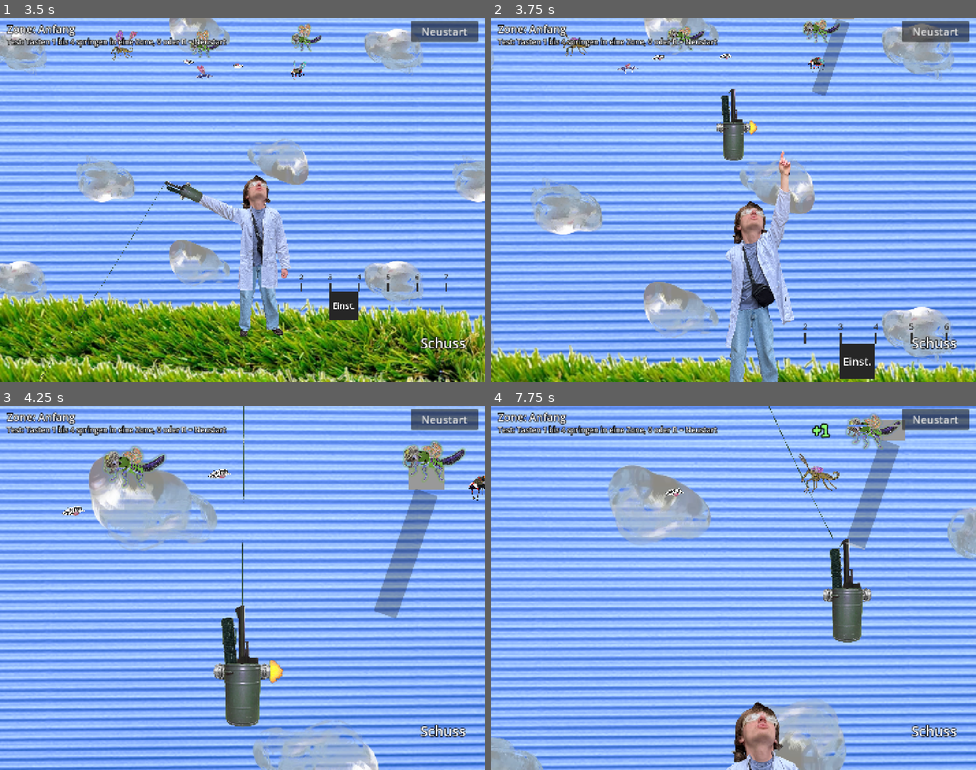
Above: before the commit, frames 1-4 (two rows, left to right).
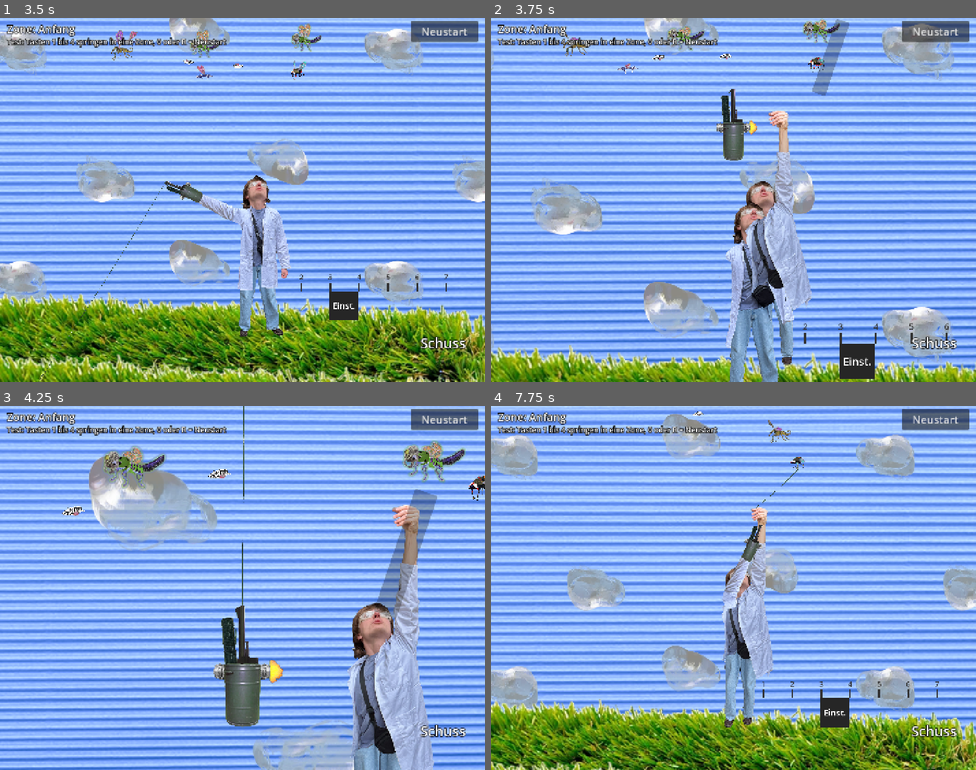
Above: after the commit, the same moments.

Repository: Philipp-Mallmann/fliegen-sind-aliens
Game: Godot game, scene res://szenen/spiel.tscn
Same seed, same stepped clock (60 frames per second), same inputs: the game is played once before the commit and once after it.
Inputs (mouse positions are in pixels of both pictures, inside the frame that each line leads up to):
- Up to frame 1 (3.5 s): tap Enter at 0.5 s; move the mouse to (349, 181) at 0.52 s; hold D (rechts) 0.53-1.25 s; tap Space (schiessen) at 0.6, 2.1 s; click (349, 181) at 0.67 s; drag from (145, 218) to (218, 272) at 1.27 s; move the mouse to (291, 119) at 2.02 s; hold D (rechts) 2.03-2.75 s; drag from (218, 272) to (97, 145) at 2.77 s
- Up to frame 2 (3.75 s): move the mouse to (879, 254) at 3.52 s; hold A (links) from 3.53 s (still down); tap 1 at 3.6 s
- Up to frame 3 (4.25 s): keep holding A (links); tap Space (schiessen) at 3.8 s
- Up to frame 4 (7.75 s): release A (links) at 4.25 s; drag from (588, 533) to (660, 497) at 4.27 s; move the mouse to (757, 588) at 5.02 s; hold A (links) 5.03-5.75 s; tap R (neustart) at 5.1 s; click (757, 588) at 5.17 s; tap Space (schiessen) at 5.3, 6.8 s; drag from (660, 497) to (636, 606) at 5.77 s; move the mouse to (840, 569) at 6.52 s; hold D (rechts) 6.53-7.25 s; tap 0 at 6.6 s; drag from (636, 606) to (709, 660) at 7.27 s

Frame 1 is identical in both runs. In frame 2, 3.4% of the frame differs, in the area x 52-75%, y 0-96%; in frame 3, 7.6%; in frame 4, 88%, in the area x 0-100%, y 0-100%.

Commit message:
Abheben: Forscher haengt am Draht und pendelt, Draht gleitet in die Hand, Hand faehrt in die Ecke
Co-Authored-By: Claude Opus 5.5 <noreply@anthropic.com>

Diff:
--- /dev/null
+++ b/skripte/haengen.gd
@@ -0,0 +1,65 @@
+extends Node2D
+
+# Der Forscher, der am Draht haengt. Dieser Knoten ist der Drehpunkt: Um ihn pendelt der ganze Koerper.
+# Erst liegt der Drehpunkt an der Kanone (der Draht haengt noch dort), dann in der Hand zwischen Daumen und Fingern.
+# Bewegt sich der Drehpunkt, schwingt der Koerper mit: Er bleibt zurueck und schwingt aus, wie ein Pendel.
+
+# Wie weit der Koerper hoechstens zur Seite schwingt, in Grad.
+@export var groesster_winkel: float = 3.0
+# Wie lange eine ganze Schwingung (hin und zurueck) dauert, in Sekunden.
+@export var schwingdauer: float = 1.6
+# Wie schnell das Schwingen abklingt. 0 heisst: nie.
+@export var daempfung: float = 0.8
+# Wie stark eine Bewegung des Drehpunkts zur Seite den Koerper anstoesst.
+@export var mitnahme: float = 0.004
+
+# Der aktuelle Winkel und wie schnell er sich gerade aendert (im Bogenmass).
+var winkel: float = 0.0
+var winkeltempo: float = 0.0
+# Wo der Drehpunkt im letzten Bild war und wie schnell er sich bewegt hat. Daraus kommt der Anstoss.
+var letzter_ort: Vector2 = Vector2.ZERO
+var letztes_tempo: float = 0.0
+# false heisst: Er haengt noch nicht, es wird nicht gependelt.
+var pendelt: bool = false
+
+
+func _ready() -> void:
+	letzter_ort = global_position
+
+
+func _process(delta: float) -> void:
+	if not pendelt or delta <= 0.0:
+		letzter_ort = global_position
+		return
+	# Wie schnell und wie ruckartig sich der Drehpunkt zur Seite bewegt.
+	var tempo: float = (global_position.x - letzter_ort.x) / delta
+	var ruck: float = (tempo - letztes_tempo) / delta
+	letzter_ort = global_position
+	letztes_tempo = tempo
+	# Ein Pendel: Es zieht zur Mitte zurueck, klingt ab, und eine Bewegung des Drehpunkts stoesst es entgegen an.
+	var eigen: float = TAU / schwingdauer
+	var beschleunigung: float = -eigen * eigen * winkel - daempfung * winkeltempo - ruck * mitnahme
+	winkeltempo += beschleunigung * delta
+	winkel += winkeltempo * delta
+	var grenze: float = deg_to_rad(groesster_winkel)
+	if absf(winkel) > grenze:
+		winkel = clampf(winkel, -grenze, grenze)
+		winkeltempo = 0.0
+	rotation = winkel
+
+
+# Laesst das Pendeln beginnen, mit einem kleinen Schwung zur Seite.
+func anstossen() -> void:
+	pendelt = true
+	letzter_ort = global_position
+	letztes_tempo = 0.0
+	winkeltempo = deg_to_rad(groesster_winkel) * TAU / schwingdauer
+
+
+# Verlegt den Drehpunkt an eine andere Stelle, ohne dass der Koerper springt.
+# Der Inhalt behaelt seinen Platz auf dem Bildschirm, nur der Punkt, um den er pendelt, wandert.
+func drehpunkt_setzen(neuer_ort: Vector2) -> void:
+	var vorher: Transform2D = $Inhalt.global_transform
+	global_position = neuer_ort
+	$Inhalt.global_transform = vorher
+	letzter_ort = global_position
--- a/skripte/spiel.gd
+++ b/skripte/spiel.gd
@@ -26,6 +26,9 @@
 @export var koerper_einflug: float = 1600.0
 # Welcher Anteil des Absturzes fuer das Hereinkommen gebraucht wird. Genauso lang dauert am Ende das Hinausgehen.
 @export var koerper_anteil: float = 0.3
+# Wie gross der haengende Forscher im Flug ist. In der Totale ist er 0.935 gross, oben in der Ecke etwas kleiner,
+# damit der Aermel nicht ganz unten in der Ecke endet.
+@export var hand_groesse: float = 0.7
 
 # Die Flugkraft aller Fliegen, die oben im Faecher haengen.
 var flugkraft: int = 0
@@ -57,6 +60,8 @@
 	$Kanone/RechteHand.visible = false
 	# Im Editor ist der Forscher sichtbar, damit man ihn hinziehen kann. Im Spiel erst beim Absturz.
 	$Kanone/Aufstehen.visible = false
+	# Der haengende Forscher erscheint erst beim ersten Treffer (start_totale.gd, anhaengen).
+	$Kanone/Haenger.visible = false
 	koerper_unten = $Kanone/Aufstehen.position.y
 	$Kanone.set_process(false)
 	$Hindernisse.set_process(false)
@@ -88,12 +93,26 @@
 	$Kanone.set_process(true)
 	$Hindernisse.set_process(true)
 	$Musik.laut()
+	hand_in_die_ecke()
+
+
+# Waehrend die Kamera nach oben faehrt und heranzoomt, gleitet die Hand mit dem Forscher in die Ecke oben rechts
+# (an den Griff, wo die Faeden haengen) und wird dabei etwas kleiner. Der Koerper haengt darunter und verlaesst das Bild.
+func hand_in_die_ecke() -> void:
+	var haenger: Node2D = $Kanone/Haenger
+	haenger.visible = true
+	if not haenger.pendelt:
+		haenger.anstossen()
+	var hand: Tween = create_tween()
+	hand.set_parallel(true)
+	hand.tween_property(haenger, "position", $Kanone/Griff.position, steigdauer)
+	hand.tween_property(haenger.get_node("Inhalt"), "scale", Vector2.ONE * hand_groesse, steigdauer)
 
 
 # Wird von der Figur gerufen, wenn die Einstiegs-Sequenz nach dem ersten Treffer vorbei ist. Mit dabei: die Nadel mit der Fliege.
+# Ihr Draht steckt schon in der Hand des Forschers (start_totale.gd, in_der_hand).
 func erster_fang(nadel: Node2D) -> void:
 	losgehen()
-	nadel.anker = $Kanone/Arm/Muendung
 	$Kanone/Uebergabe.starten(nadel)
 
 
@@ -158,11 +177,14 @@
 	koerper_zuruecksetzen()
 	koerper.visible = true
 	koerper.play("fallen")
+	# Waehrenddessen haengt niemand an der Hand, sonst saehe man den Forscher zweimal.
+	$Kanone/Haenger.visible = false
 	koerperfahrt = create_tween()
 	koerperfahrt.tween_property(koerper, "position:y", koerper_unten - koerper_einflug, dauer * koerper_anteil)
 	koerperfahrt.tween_interval(dauer * (1.0 - 2.0 * koerper_anteil))
 	koerperfahrt.tween_property(koerper, "position:y", koerper_unten, dauer * koerper_anteil)
 	koerperfahrt.tween_callback(koerper.hide)
+	koerperfahrt.tween_callback($Kanone/Haenger.show)
 
 
 # Haelt eine laufende Fahrt des Forschers an und stellt ihn wieder unten hin.
@@ -177,6 +199,7 @@
 	koerper_zuruecksetzen()
 	$Kanone/Arm.visible = false
 	$Kanone/Figur.visible = false
+	$Kanone/Haenger.visible = false
 	$Kanone/Aufstehen.visible = true
 	$Kanone/Aufstehen.play("fallen")
 
@@ -198,6 +221,9 @@
 	$Kanone/Figur.visible = true
 	$Kanone/Arm.visible = true
 	$Bedienung/Absturz.visible = false
+	# Nach dem ersten Treffer haengt der Forscher wieder an der Hand (beim ersten Fang macht das hand_in_die_ecke).
+	if not $Kanone/Figur.aktiv:
+		$Kanone/Haenger.visible = true
 
 
 func neustart() -> void:
--- a/skripte/start_totale.gd
+++ b/skripte/start_totale.gd
@@ -25,6 +25,12 @@
 @export var einstieg_dauer: float = 0.3
 # Wie hoch die Figur dabei schon abhebt, in Pixeln. 132 ist eine Kopfhoehe.
 @export var abheben: float = 132.0
+# Der Forscher, der am Draht haengt (haengen.gd). Er ersetzt beim ersten Treffer den stehenden Koerper.
+@export var haenger: Node2D
+# Wie lange der Kanonenarm braucht, um den Draht in die Hand zu schwenken, in Sekunden.
+@export var schwenk_dauer: float = 0.45
+# Wie weit der Arm dabei ueber die Richtung zur Hand hinaus nach rechts geht, in Grad.
+@export var schwenk_extra: float = 10.0
 
 # true heisst: Man steuert die Figur. false ab dem ersten Treffer.
 var aktiv: bool = true
@@ -36,6 +42,12 @@
 var nachladen_noch: float = 0.0
 # Die Nadel, die als erste getroffen hat. Sie wird am Ende der Sequenz an das Spiel uebergeben.
 var erste_nadel: Node2D = null
+# true heisst: Die Figur (mit dem Kanonenarm) pendelt mit dem haengenden Forscher mit.
+var folgt: bool = false
+# Wo die Figur relativ zum haengenden Forscher sitzt. Wird beim Anhaengen gemessen.
+var relativ: Transform2D = Transform2D.IDENTITY
+# Wo die Figur am Anfang steht. Dorthin kommt sie zurueck, wenn sie nicht mehr mitpendelt.
+var start_lage: Transform2D = Transform2D.IDENTITY
 
 
 # Setzt den Arm an den Koerper. Zwei Marker sagen, wo: Schulterpunkt liegt auf dem Koerper an der Schulter,
@@ -43,6 +55,7 @@
 func _ready() -> void:
 	$Schulter.position = $Schulterpunkt.position
 	$Schulter/Armbild.position = -$Schulter/Armbild/Drehpunkt.position
+	start_lage = transform
 
 
 func _input(ereignis: InputEvent) -> void:
@@ -51,6 +64,9 @@
 
 
 func _process(delta: float) -> void:
+	# Haengt der Forscher, sitzt die Figur (mit dem Kanonenarm) immer gleich zu ihm und pendelt so mit.
+	if folgt:
+		global_transform = haenger.get_node("Inhalt").global_transform * relativ
 	if not aktiv or wand_offen:
 		return
 	kippen(delta)
@@ -103,16 +119,48 @@
 	ablauf.parallel().tween_property(self, "rotation_degrees", 0.0, einstieg_dauer)
 	ablauf.parallel().tween_property($Schulter, "rotation", 0.0, einstieg_dauer)
 	ablauf.parallel().tween_property(nadel, "rotation", 0.0, einstieg_dauer)
-	ablauf.tween_callback(sequenz_fertig)
+	ablauf.tween_callback(anhaengen)
+
+
+# Der stehende Koerper wird zum haengenden Forscher. Erst pendelt er um die Kanonenspitze, an der der Draht haengt.
+# Dann schwenkt der Arm nach rechts, der Draht gleitet zwischen Daumen und Finger, und ab da pendelt er um die Hand.
+func anhaengen() -> void:
+	$Koerper.visible = false
+	$Gesicht.visible = false
+	haenger.visible = true
+	relativ = haenger.get_node("Inhalt").global_transform.affine_inverse() * global_transform
+	folgt = true
+	var spitze: Node2D = $Schulter/Armbild/Bild/Spitze
+	var griff: Vector2 = haenger.get_node("Inhalt").global_position
+	haenger.drehpunkt_setzen(spitze.global_position)
+	haenger.anstossen()
+	# Der Draht haengt an einem Punkt, der von der Spitze in die Hand wandert.
+	var faden: Node2D = kanone.get_node("Fadenpunkt")
+	faden.global_position = spitze.global_position
+	erste_nadel.anker = faden
+	var zur_hand: Vector2 = griff - $Schulter.global_position
+	var ziel_winkel: float = zur_hand.angle() + PI / 2.0 + deg_to_rad(schwenk_extra)
+	var schwenk: Tween = create_tween()
+	schwenk.tween_property($Schulter, "rotation", ziel_winkel, schwenk_dauer)
+	schwenk.parallel().tween_property(faden, "global_position", griff, schwenk_dauer)
+	schwenk.tween_callback(in_der_hand)
+
+
+# Der Draht steckt in der Hand: Ab jetzt ist die Hand der Drehpunkt, und der Draht haengt am Forscher.
+func in_der_hand() -> void:
+	haenger.drehpunkt_setzen(haenger.get_node("Inhalt").global_position)
+	erste_nadel.anker = haenger
+	sequenz_fertig()
 
 
 func sequenz_fertig() -> void:
 	spielstart.emit(erste_nadel)
 
 
-# Wird von spiel.gd gerufen, wenn das Spiel beginnt: Die Figur steht gerade, ihr Arm mit der Kanone verschwindet.
-# An seiner Stelle sieht man ab jetzt die Kanone des Spiels.
+# Wird von spiel.gd gerufen, wenn das Spiel beginnt: Ihr Arm mit der Kanone verschwindet, sie pendelt nicht mehr mit.
+# An ihrer Stelle sieht man ab jetzt die Kanone des Spiels und den haengenden Forscher.
 func ausschalten() -> void:
 	aktiv = false
-	rotation = 0.0
+	folgt = false
+	transform = start_lage
 	$Schulter.visible = false
--- a/szenen/spiel.tscn
+++ b/szenen/spiel.tscn
@@ -87,6 +87,12 @@
 [ext_resource type="Texture2D" path="res://assets/forscher/stehen/warten-kopf-1.png" id="wa_kopf1"]
 [ext_resource type="Texture2D" path="res://assets/forscher/stehen/warten-kopf-2.png" id="wa_kopf2"]
 [ext_resource type="Script" path="res://skripte/warten.gd" id="warten_skript"]
+[ext_resource type="Script" path="res://skripte/haengen.gd" id="haengen_skript"]
+[ext_resource type="Texture2D" path="res://assets/forscher/haengen/haengen-kopf.png" id="hg_kopf"]
+[ext_resource type="Texture2D" path="res://assets/forscher/haengen/haengen-hose.png" id="hg_hose"]
+[ext_resource type="Texture2D" path="res://assets/forscher/haengen/haengen-daumen.png" id="hg_daumen"]
+[ext_resource type="Texture2D" path="res://assets/forscher/haengen/haengen-arm-links.png" id="hg_arm-links"]
+[ext_resource type="Texture2D" path="res://assets/forscher/haengen/haengen-oberkoerper.png" id="hg_oberkoerper"]
 
 [sub_resource type="SpriteFrames" id="SpriteFrames_feuer"]
 animations = [{
@@ -514,12 +520,47 @@
 animation = &"aufstehen"
 frame_progress = 0.94876117
 
+[node name="Haenger" type="Node2D" parent="Kanone"]
+position = Vector2(135.1, 51.5)
+script = ExtResource("haengen_skript")
+
+[node name="Inhalt" type="Node2D" parent="Kanone/Haenger"]
+scale = Vector2(0.935, 0.935)
+
+[node name="Kopf" type="Sprite2D" parent="Kanone/Haenger/Inhalt"]
+position = Vector2(-211, -42)
+texture = ExtResource("hg_kopf")
+centered = false
+
+[node name="Hose" type="Sprite2D" parent="Kanone/Haenger/Inhalt"]
+position = Vector2(-211, -42)
+texture = ExtResource("hg_hose")
+centered = false
+
+[node name="Daumen" type="Sprite2D" parent="Kanone/Haenger/Inhalt"]
+position = Vector2(-211, -42)
+texture = ExtResource("hg_daumen")
+centered = false
+
+[node name="ArmLinks" type="Sprite2D" parent="Kanone/Haenger/Inhalt"]
+z_index = 1
+position = Vector2(-211, -42)
+texture = ExtResource("hg_arm-links")
+centered = false
+
+[node name="Oberkoerper" type="Sprite2D" parent="Kanone/Haenger/Inhalt"]
+z_index = 1
+position = Vector2(-211, -42)
+texture = ExtResource("hg_oberkoerper")
+centered = false
+
 [node name="RechteHand" type="ColorRect" parent="Kanone" unique_id=2088670462]
+z_index = 2
 offset_left = 560.0
 offset_top = -700.0
 offset_right = 680.0
 offset_bottom = -620.0
-color = Color(0.6, 0.6, 0.6, 1)
+color = Color(0.6, 0.6, 0.6, 0)
 
 [node name="Leiste" type="ProgressBar" parent="Kanone/RechteHand" unique_id=552392177]
 layout_mode = 0
@@ -573,7 +614,8 @@
 volume_db = -12.0
 bus = &"Effekte"
 
-[node name="Figur" type="Node2D" parent="Kanone" unique_id=319349142 node_paths=PackedStringArray("kanone", "erzeuger", "joystick")]
+[node name="Figur" type="Node2D" parent="Kanone" unique_id=319349142 node_paths=PackedStringArray("kanone", "erzeuger", "joystick", "haenger")]
+haenger = NodePath("../Haenger")
 position = Vector2(130, 1212)
 script = ExtResource("25_totale")
 nadel_szene = ExtResource("2_nadel")
@@ -630,6 +672,7 @@
 position = Vector2(-123.9, -526.6)
 
 [node name="Schulter" type="Node2D" parent="Kanone/Figur" unique_id=542994082]
+z_index = 2
 position = Vector2(-123.9, -526.6)
 
 [node name="Armbild" type="Node2D" parent="Kanone/Figur/Schulter" unique_id=486998110]
Binary file added: assets/forscher/haengen/haengen-arm-links.png
Not shown, added: assets/forscher/haengen/haengen-arm-links.png.import
Binary file added: assets/forscher/haengen/haengen-daumen.png
Not shown, added: assets/forscher/haengen/haengen-daumen.png.import
Binary file added: assets/forscher/haengen/haengen-hose.png
Not shown, added: assets/forscher/haengen/haengen-hose.png.import
Binary file added: assets/forscher/haengen/haengen-kopf.png
Not shown, added: assets/forscher/haengen/haengen-kopf.png.import
Binary file added: assets/forscher/haengen/haengen-oberkoerper.png
Not shown, added: assets/forscher/haengen/haengen-oberkoerper.png.import
Not shown, added: skripte/haengen.gd.uid
Not shown, changed: ERKLAERUNG.md
